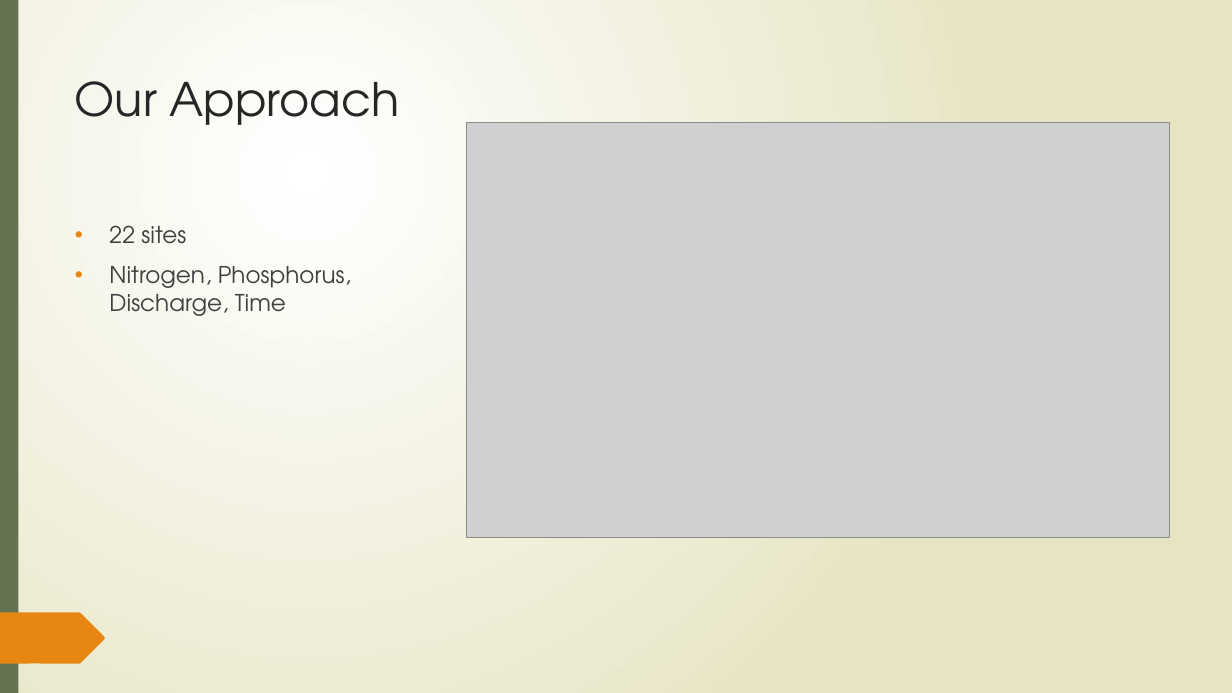
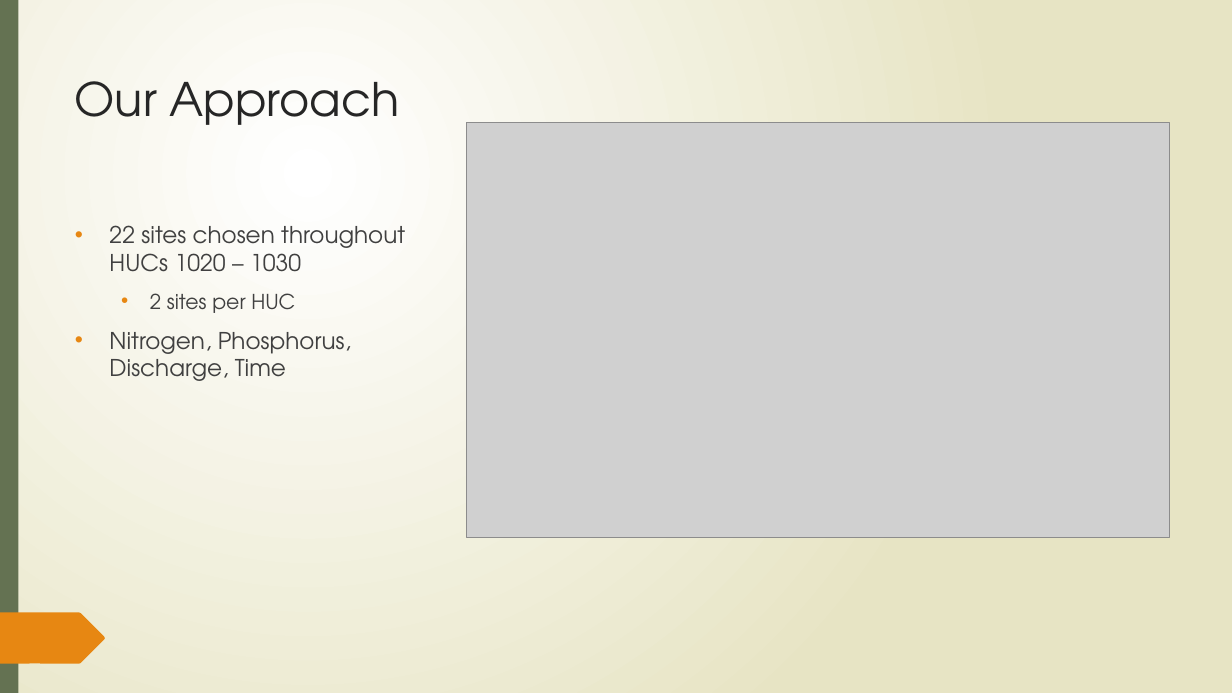
Before and after one commit to forkhala/Hydrologic_Data_Analysis_Final_Proj, a slide deck: slide 4 of TeamDocs/Examining the Hydrologic Properties of the Missouri River.pptx. Drawn at 1232x693 pixels with LibreOffice and Linux fonts; fonts in the diff are those of the drawing; grey boxes stand for pictures. Boxes give left, top, right and bottom in pixels: in the first picture for what was removed or moved away, otherwise in the second. Text is boxed around its words. In the diff, an @@ line names an element or a change of style, - is before the commit and + after.

Commit message:
Updates to 'Our Approach' slide to include more information about how we chose our sites.

```diff
--- a/TeamDocs/Examining the Hydrologic Properties of the Missouri River.pptx
+++ b/TeamDocs/Examining the Hydrologic Properties of the Missouri River.pptx
@@ text at (109,225,405,313): text changed @@
-• 22 sites
+• 22 sites chosen throughout HUCs 1020 – 1030
+  • 2 sites per HUC
```
